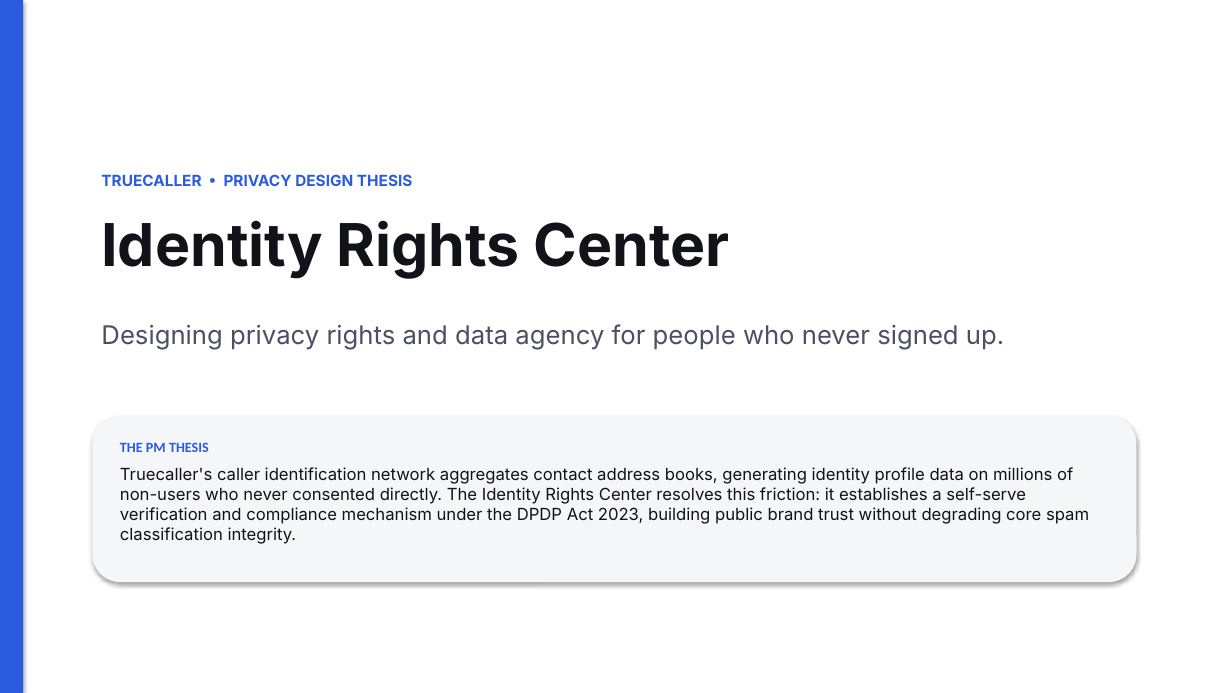
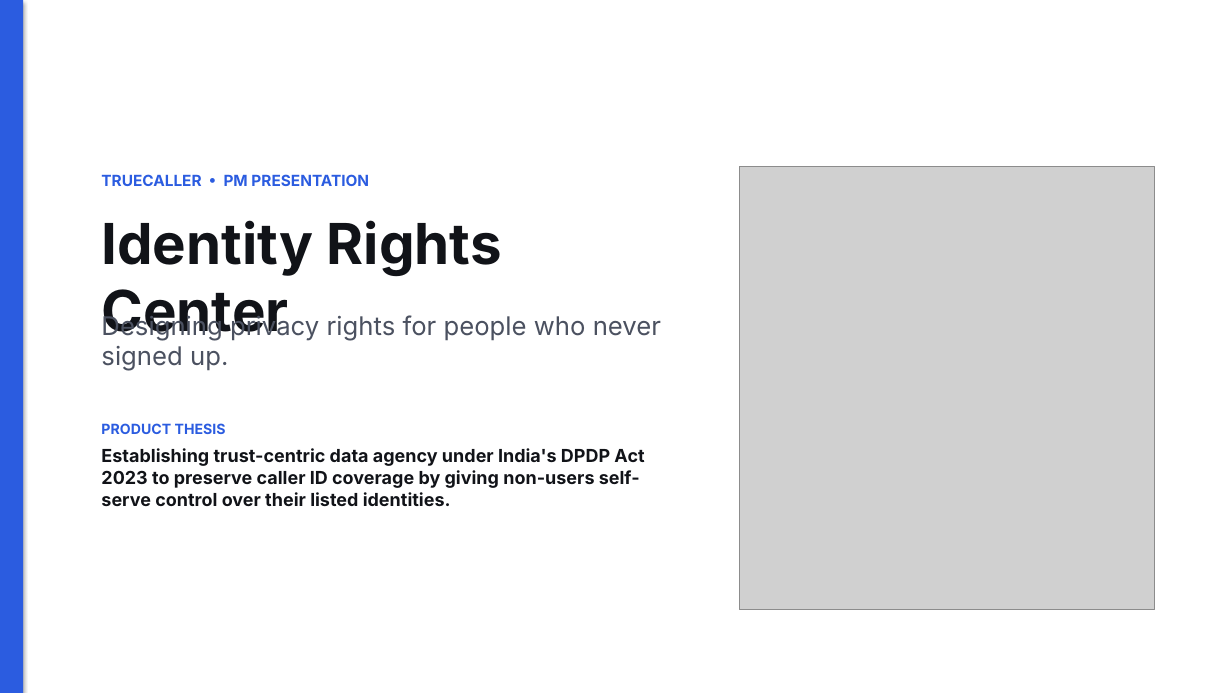
Before and after one commit to srikar2908/identity-rights-center, a slide deck: slide 1 of Truecaller_Identity_Rights_Center_Product_Thinking_Deck.pptx. Drawn at 1232x693 pixels with LibreOffice and Linux fonts; fonts in the diff are those of the drawing; grey boxes stand for pictures. Boxes give left, top, right and bottom in pixels: in the first picture for what was removed or moved away, otherwise in the second. Text is boxed around its words. In the diff, an @@ line names an element or a change of style, - is before the commit and + after.

Commit message:
update: revised visual PowerPoint presentation deck with screenshots

```diff
--- a/Truecaller_Identity_Rights_Center_Product_Thinking_Deck.pptx
+++ b/Truecaller_Identity_Rights_Center_Product_Thinking_Deck.pptx
@@ text at [101, 174, 369, 186]: text changed @@
-TRUECALLER • PRIVACY DESIGN THESIS
+TRUECALLER • PM PRESENTATION
@@ picture added at [739, 166, 1155, 610] @@
@@ text "Identity Rights Center" at [101, 220, 502, 341]: size 46 to 44 pt @@
@@ text at [101, 313, 661, 371]: text changed @@
-Designing privacy rights and data agency for people who never signed up.
+Designing privacy rights for people who never signed up.
@@ rounded rectangle removed at [92, 416, 1137, 582] @@
@@ text added at [101, 423, 644, 506], 14 pt, text #111318, bold @@
+PRODUCT THESIS
+Establishing trust-centric data agency under India's DPDP Act 2023 to preserve caller ID coverage by giving non-users self-serve control over their listed identities.
@@ text removed at [120, 442, 1089, 544] @@
-THE PM THESIS
-Truecaller's caller identification network aggregates contact address books, generating identity profile data on millions of non-users who never consented directly. The Identity Rights Center resolves this friction: it establishes a self-serve verification and compliance mechanism under the DPDP Act 2023, building public brand trust without degrading core spam classification integrity.
```
Also in this commit, not shown: 9 slides added, 9 slides removed.
